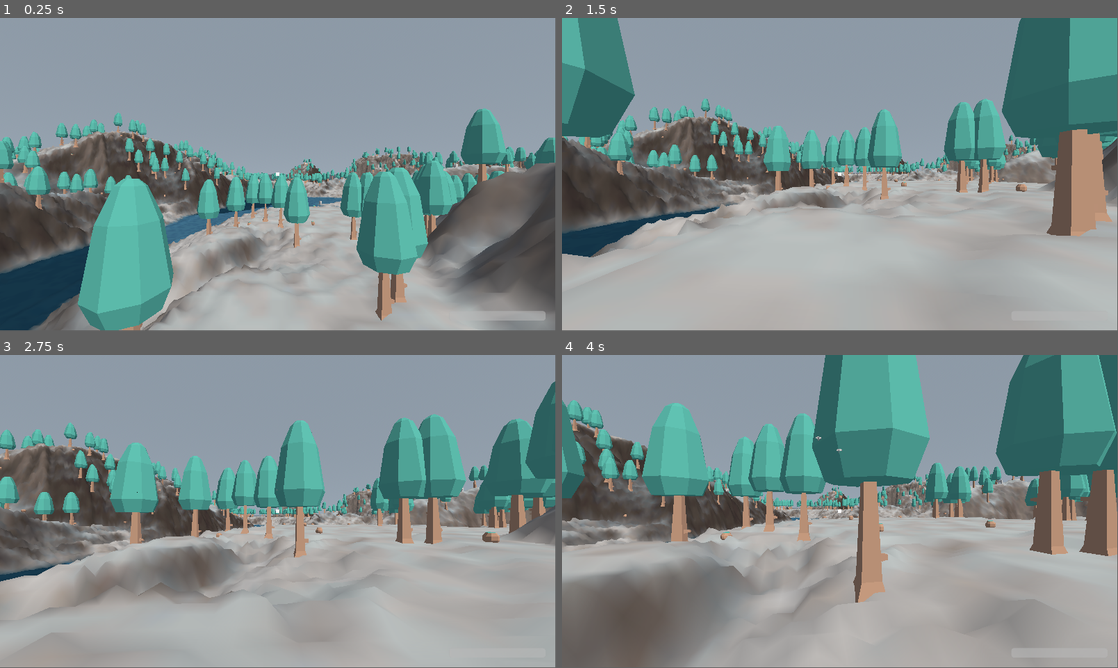
Above: before the commit, frames 1-4 (two rows, left to right).
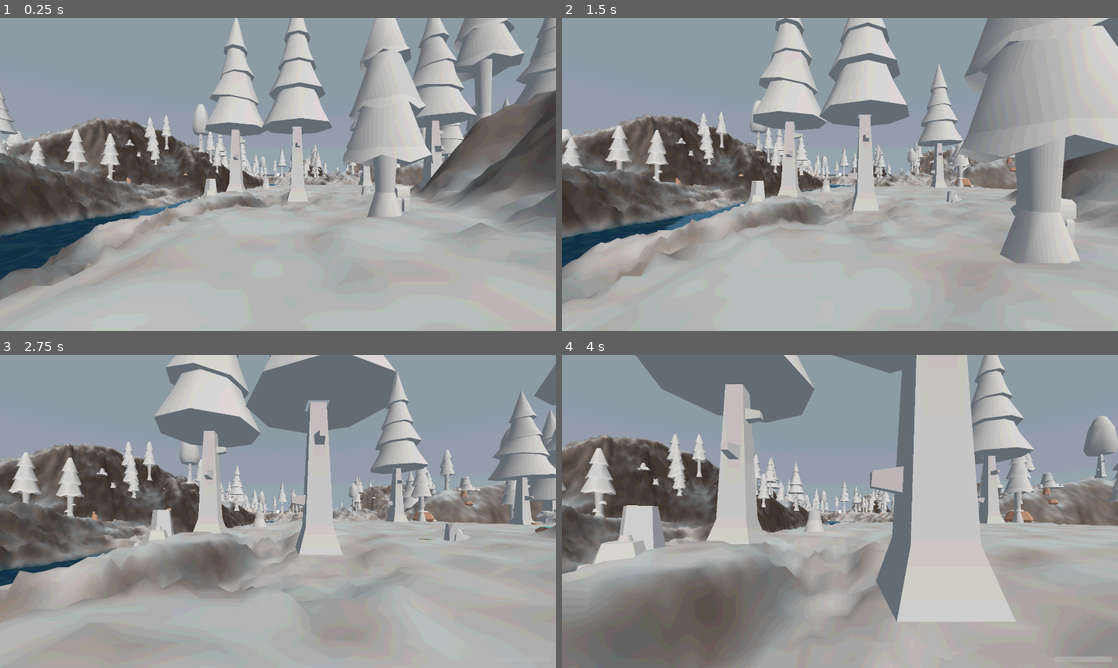
Above: after the commit, the same moments.

Repository: StevenGann/BiologyGame
Game: Godot game, scene res://main.tscn
Same seed, same stepped clock (60 frames per second), same inputs: the game is played once before the commit and once after it.
Inputs (mouse positions are in pixels of both pictures, inside the frame that each line leads up to):
- Up to frame 1 (0.25 s): no input
- Up to frame 2 (1.5 s): move the mouse to (867, 171) at 0.52 s; press the mouse at (867, 171) at 0.53 s; hold W (move_forward) from 0.53 s (still down); tap Space (jump) at 0.77 s; move the mouse to (812, 174) at 1.27 s; release the mouse at (812, 174) at 1.28 s; click (812, 174) at 1.35 s
- Up to frame 3 (2.75 s): keep holding W (move_forward); tap Space (jump) at 1.52 s; move the mouse to (289, 505) at 2.02 s; press the mouse at (289, 505) at 2.03 s
- Up to frame 4 (4 s): keep holding W (move_forward); move the mouse to (834, 514) at 2.77 s; release the mouse at (834, 514) at 2.78 s; click (834, 514) at 2.85 s; tap Space (jump) at 3.02, 3.77 s; move the mouse to (878, 514) at 3.52 s; press the mouse at (878, 514) at 3.53 s
In our replay, the window is 799x449 before the commit and 800x450 after it. These sizes can differ from the game's own. Grey fills any space a smaller window leaves; there, only what the larger window draws over its background counts as a difference.

The runs differ from the first frame. In frame 1, 59% of the frame differs, in the area x 0-100%, y 0-100%; in frame 2, 45%; in frame 3, 40%; in frame 4, 67%.

Commit message:
Fixed exports

Diff:
--- a/src/main.tscn
+++ b/src/main.tscn
@@ -1,25 +1,48 @@
-[gd_scene load_steps=6 format=3 uid="uid://cnyotb0ghrvhi"]
+[gd_scene load_steps=7 format=3 uid="uid://cnyotb0ghrvhi"]
 
 [ext_resource type="Script" path="res://scripts/game/main.gd" id="1_main_script"]
 [ext_resource type="PackedScene" uid="uid://bw2su6o0tp1tz" path="res://scenes/world/world.tscn" id="2_world"]
 [ext_resource type="PackedScene" uid="uid://c7k2p4m8qn9rx" path="res://scenes/player/player.tscn" id="3_player"]
 [ext_resource type="PackedScene" uid="uid://eoz4uw8r2vn9sx" path="res://ui/game_ui.tscn" id="4_ui"]
 [ext_resource type="Environment" uid="uid://d3z0so4p9jm6r" path="res://environments/ps1_environment.tres" id="5_env"]
+[ext_resource type="Shader" path="res://shaders/posterize.gdshader" id="6_posterize_shader"]
 
-[node name="Main" type="Node3D"]
+[sub_resource type="ShaderMaterial" id="ShaderMaterial_posterize"]
+shader = ExtResource("6_posterize_shader")
+shader_parameter/levels = 32
+
+[node name="Main" type="Node"]
 script = ExtResource("1_main_script")
 
-[node name="WorldEnvironment" type="WorldEnvironment" parent="."]
+[node name="GameViewport" type="SubViewport" parent="."]
+render_target_update_mode = 3
+handle_input_locally = false
+
+[node name="WorldEnvironment" type="WorldEnvironment" parent="GameViewport"]
 environment = ExtResource("5_env")
 
-[node name="DirectionalLight3D" type="DirectionalLight3D" parent="."]
+[node name="DirectionalLight3D" type="DirectionalLight3D" parent="GameViewport"]
 transform = Transform3D(0.866025, -0.353553, 0.353553, 0, 0.707107, 0.707107, -0.5, -0.612372, 0.612372, 0, 20, 10)
 light_energy = 0.8
 light_color = Color(0.9, 0.88, 0.85, 1)
 
-[node name="World" parent="." instance=ExtResource("2_world")]
+[node name="World" parent="GameViewport" instance=ExtResource("2_world")]
 
-[node name="Player" parent="." instance=ExtResource("3_player")]
+[node name="Player" parent="GameViewport" instance=ExtResource("3_player")]
 transform = Transform3D(1, 0, 0, 0, 1, 0, 0, 0, 1, 0, 2, 0)
 
+[node name="PosterizeLayer" type="CanvasLayer" parent="."]
+layer = -1
+
+[node name="PosterizeRect" type="TextureRect" parent="PosterizeLayer"]
+anchors_preset = 15
+anchor_right = 1.0
+anchor_bottom = 1.0
+grow_horizontal = 2
+grow_vertical = 2
+expand_mode = 1
+stretch_mode = 5
+mouse_filter = 2
+material = SubResource("ShaderMaterial_posterize")
+
 [node name="GameUI" parent="." instance=ExtResource("4_ui")]
--- a/src/project.godot
+++ b/src/project.godot
@@ -7,6 +7,13 @@
 ;   param=value ; assign values to parameters
 
 config_version=5
+
+[display]
+
+window/size/viewport_width=1920
+window/size/viewport_height=1080
+window/stretch/mode="viewport"
+window/stretch/aspect="expand"
 
 [application]
 
--- a/src/scripts/game/main.gd
+++ b/src/scripts/game/main.gd
@@ -1,15 +1,32 @@
-extends Node3D
+extends Node
 
 ## Ensures the Player and its camera are active when the game starts.
-## If the Player fails to load, this helps surface the issue.
+## Manages posterize post-processing and SubViewport sizing.
 
 
 func _ready() -> void:
 	call_deferred("_ensure_camera")
+	_setup_posterize()
+	_update_viewport_size()
+	get_viewport().size_changed.connect(_update_viewport_size)
+
+
+func _setup_posterize() -> void:
+	var viewport := get_node_or_null("GameViewport") as SubViewport
+	var posterize_rect := get_node_or_null("PosterizeLayer/PosterizeRect") as TextureRect
+	if viewport and posterize_rect:
+		posterize_rect.texture = viewport.get_texture()
+
+
+func _update_viewport_size() -> void:
+	var viewport := get_node_or_null("GameViewport") as SubViewport
+	if viewport:
+		viewport.size = get_viewport().get_visible_rect().size
 
 
 func _ensure_camera() -> void:
-	var player := get_node_or_null("Player")
+	var game_viewport := get_node_or_null("GameViewport")
+	var player := game_viewport.get_node_or_null("Player") if game_viewport else null
 	if player == null:
 		push_error("Main: Player node not found. Check that res://scenes/player/player.tscn loads correctly.")
 		return
@@ -20,3 +37,10 @@
 		return
 
 	camera.current = true
+
+	# Spawn player on terrain so they don't fall through (terrain collision is one-sided)
+	var world := game_viewport.get_node_or_null("World") if game_viewport else null
+	var terrain := world.get_node_or_null("TestTerrain") if world else null
+	if terrain and terrain.has_method("get_height_at"):
+		var height: float = terrain.get_height_at(0.0, 0.0)
+		player.global_position = Vector3(0, height + 1.0, 0)
--- a/src/scripts/props/ps1_material_builder.gd
+++ b/src/scripts/props/ps1_material_builder.gd
@@ -12,7 +12,7 @@
 	var albedo_tex: Texture2D = null
 	var albedo_col: Color = Color.WHITE
 
-	if original is BaseMaterial3D:
+	if original and original is BaseMaterial3D:
 		var base := original as BaseMaterial3D
 		albedo_tex = base.albedo_texture
 		albedo_col = base.albedo_color
@@ -42,8 +42,11 @@
 		if mesh:
 			for surf_idx in mesh.get_surface_count():
 				var orig_mat := mesh.surface_get_material(surf_idx)
+				var shader_mat: ShaderMaterial
 				if orig_mat:
-					var shader_mat := create_from_material(orig_mat)
-					mi.set_surface_override_material(surf_idx, shader_mat)
+					shader_mat = create_from_material(orig_mat)
+				else:
+					shader_mat = create_from_material(null)
+				mi.set_surface_override_material(surf_idx, shader_mat)
 	for child in node.get_children():
 		apply_to_node(child)
--- a/src/scripts/props/random_rock.gd
+++ b/src/scripts/props/random_rock.gd
@@ -2,47 +2,60 @@
 
 const PS1MaterialBuilder = preload("res://scripts/props/ps1_material_builder.gd")
 
-@export var models_folder: String = "res://assets/models/placeholders/terrain/"
+## Preloaded rock models (DirAccess fails in export, so we preload for reliability).
+const ROCK_MODELS: Array[PackedScene] = [
+	preload("res://assets/models/placeholders/terrain/rock-a.glb"),
+	preload("res://assets/models/placeholders/terrain/rock-b.glb"),
+	preload("res://assets/models/placeholders/terrain/rock-c.glb"),
+	preload("res://assets/models/placeholders/terrain/rock-large.glb"),
+	preload("res://assets/models/placeholders/terrain/rock-small.glb"),
+	preload("res://assets/models/placeholders/terrain/rock-wide.glb"),
+	preload("res://assets/models/placeholders/terrain/rock_largeA.glb"),
+	preload("res://assets/models/placeholders/terrain/rock_largeB.glb"),
+	preload("res://assets/models/placeholders/terrain/rock_largeC.glb"),
+	preload("res://assets/models/placeholders/terrain/rock_largeD.glb"),
+	preload("res://assets/models/placeholders/terrain/rock_largeE.glb"),
+	preload("res://assets/models/placeholders/terrain/rock_largeF.glb"),
+	preload("res://assets/models/placeholders/terrain/rock_smallA.glb"),
+	preload("res://assets/models/placeholders/terrain/rock_smallB.glb"),
+	preload("res://assets/models/placeholders/terrain/rock_smallC.glb"),
+	preload("res://assets/models/placeholders/terrain/rock_smallD.glb"),
+	preload("res://assets/models/placeholders/terrain/rock_smallE.glb"),
+	preload("res://assets/models/placeholders/terrain/rock_smallF.glb"),
+	preload("res://assets/models/placeholders/terrain/rock_smallG.glb"),
+	preload("res://assets/models/placeholders/terrain/rock_smallH.glb"),
+	preload("res://assets/models/placeholders/terrain/rock_smallI.glb"),
+	preload("res://assets/models/placeholders/terrain/rock_smallFlatA.glb"),
+	preload("res://assets/models/placeholders/terrain/rock_smallFlatB.glb"),
+	preload("res://assets/models/placeholders/terrain/rock_smallFlatC.glb"),
+	preload("res://assets/models/placeholders/terrain/rock_smallTopA.glb"),
+	preload("res://assets/models/placeholders/terrain/rock_smallTopB.glb"),
+	preload("res://assets/models/placeholders/terrain/rock_tallA.glb"),
+	preload("res://assets/models/placeholders/terrain/rock_tallB.glb"),
+	preload("res://assets/models/placeholders/terrain/rock_tallC.glb"),
+	preload("res://assets/models/placeholders/terrain/rock_tallD.glb"),
+	preload("res://assets/models/placeholders/terrain/rock_tallE.glb"),
+	preload("res://assets/models/placeholders/terrain/rock_tallF.glb"),
+	preload("res://assets/models/placeholders/terrain/rock_tallG.glb"),
+	preload("res://assets/models/placeholders/terrain/rock_tallH.glb"),
+	preload("res://assets/models/placeholders/terrain/rock_tallI.glb"),
+	preload("res://assets/models/placeholders/terrain/rock_tallJ.glb"),
+	preload("res://assets/models/placeholders/terrain/rocks-large.glb"),
+	preload("res://assets/models/placeholders/terrain/rocks-medium.glb"),
+	preload("res://assets/models/placeholders/terrain/rocks-small.glb"),
+]
+
 @export var model_scale: float = 2.5
 @export var scale_variation: float = 0.5
 @export var use_ps1_effect: bool = true
 
-var _model_scenes: Array[PackedScene] = []
-
 
 func _ready() -> void:
-	_load_models()
 	_spawn_model()
 
 
-func _load_models() -> void:
-	var dir := DirAccess.open(models_folder)
-	if dir == null:
-		push_error("RandomRock: Cannot open folder: %s" % models_folder)
-		return
-	dir.list_dir_begin()
-	var file := dir.get_next()
-	while file != "":
-		if (file.begins_with("rock") or file.begins_with("rocks")) and file.ends_with(".glb") and not dir.current_is_dir():
-			var scene := load(models_folder.path_join(file)) as PackedScene
-			if scene:
-				_model_scenes.append(scene)
-		file = dir.get_next()
-	dir.list_dir_end()
-
-
 func _apply_ps1_with_original_colors(node: Node) -> void:
-	if node is MeshInstance3D:
-		var mi := node as MeshInstance3D
-		var mesh := mi.mesh
-		if mesh:
-			for surf_idx in mesh.get_surface_count():
-				var orig_mat := mesh.surface_get_material(surf_idx)
-				if orig_mat:
-					var shader_mat := PS1MaterialBuilder.create_from_material(orig_mat)
-					mi.set_surface_override_material(surf_idx, shader_mat)
-	for child in node.get_children():
-		_apply_ps1_with_original_colors(child)
+	PS1MaterialBuilder.apply_to_node(node)
 
 
 func _create_trimesh_collision(model: Node3D) -> void:
@@ -75,16 +88,16 @@
 
 
 func _spawn_model() -> void:
-	if _model_scenes.is_empty():
+	if ROCK_MODELS.is_empty():
 		return
 
 	var pos := global_position
 	var seed_val := int(hash(Vector3i(int(pos.x), int(pos.y), int(pos.z))))
 	seed(seed_val)
-	var idx := randi() % _model_scenes.size()
+	var idx := randi() % ROCK_MODELS.size()
 	var scale_mult := 1.0 + randf_range(-scale_variation, scale_variation)
 
-	var model := _model_scenes[idx].instantiate() as Node3D
+	var model := ROCK_MODELS[idx].instantiate() as Node3D
 	model.scale = Vector3.ONE * model_scale * scale_mult
 	add_child(model)
 	if use_ps1_effect:
--- a/src/scripts/props/random_tree.gd
+++ b/src/scripts/props/random_tree.gd
@@ -2,47 +2,30 @@
 
 const PS1MaterialBuilder = preload("res://scripts/props/ps1_material_builder.gd")
 
-@export var models_folder: String = "res://assets/models/placeholders/trees/"
+## Preloaded tree models (DirAccess fails in export, so we preload for reliability).
+const TREE_MODELS: Array[PackedScene] = [
+	preload("res://assets/models/placeholders/trees/tree.glb"),
+	preload("res://assets/models/placeholders/trees/tree-autumn.glb"),
+	preload("res://assets/models/placeholders/trees/tree-autumn-tall.glb"),
+	preload("res://assets/models/placeholders/trees/tree-crooked.glb"),
+	preload("res://assets/models/placeholders/trees/tree-high.glb"),
+	preload("res://assets/models/placeholders/trees/tree-high-crooked.glb"),
+	preload("res://assets/models/placeholders/trees/tree-high-round.glb"),
+	preload("res://assets/models/placeholders/trees/tree-tall.glb"),
+	preload("res://assets/models/placeholders/trees/tree-trunk.glb"),
+]
+
 @export var model_scale: float = 3.5
 @export var scale_variation: float = 0.5
 @export var use_ps1_effect: bool = true
 
-var _model_scenes: Array[PackedScene] = []
-
 
 func _ready() -> void:
-	_load_models()
 	_spawn_model()
 
 
-func _load_models() -> void:
-	var dir := DirAccess.open(models_folder)
-	if dir == null:
-		push_error("RandomTree: Cannot open folder: %s" % models_folder)
-		return
-	dir.list_dir_begin()
-	var file := dir.get_next()
-	while file != "":
-		if file.ends_with(".glb") and not dir.current_is_dir():
-			var scene := load(models_folder.path_join(file)) as PackedScene
-			if scene:
-				_model_scenes.append(scene)
-		file = dir.get_next()
-	dir.list_dir_end()
-
-
 func _apply_ps1_with_original_colors(node: Node) -> void:
-	if node is MeshInstance3D:
-		var mi := node as MeshInstance3D
-		var mesh := mi.mesh
-		if mesh:
-			for surf_idx in mesh.get_surface_count():
-				var orig_mat := mesh.surface_get_material(surf_idx)
-				if orig_mat:
-					var shader_mat := PS1MaterialBuilder.create_from_material(orig_mat)
-					mi.set_surface_override_material(surf_idx, shader_mat)
-	for child in node.get_children():
-		_apply_ps1_with_original_colors(child)
+	PS1MaterialBuilder.apply_to_node(node)
 
 
 func _create_trimesh_collision(model: Node3D) -> void:
@@ -75,16 +58,16 @@
 
 
 func _spawn_model() -> void:
-	if _model_scenes.is_empty():
+	if TREE_MODELS.is_empty():
 		return
 
 	var pos := global_position
 	var seed_val := int(hash(Vector3i(int(pos.x), int(pos.y), int(pos.z))))
 	seed(seed_val)
-	var idx := randi() % _model_scenes.size()
+	var idx := randi() % TREE_MODELS.size()
 	var scale_mult := 2.0 + randf_range(-scale_variation, scale_variation)
 
-	var model := _model_scenes[idx].instantiate() as Node3D
+	var model := TREE_MODELS[idx].instantiate() as Node3D
 	model.scale = Vector3.ONE * model_scale * scale_mult
 	add_child(model)
 	if use_ps1_effect:
--- a/src/scripts/weapons/tranq_dart.gd
+++ b/src/scripts/weapons/tranq_dart.gd
@@ -4,18 +4,4 @@
 
 
 func _ready() -> void:
-	_apply_ps1_to_model($Model)
-
-
-func _apply_ps1_to_model(node: Node) -> void:
-	if node is MeshInstance3D:
-		var mi := node as MeshInstance3D
-		var mesh := mi.mesh
-		if mesh:
-			for surf_idx in mesh.get_surface_count():
-				var orig_mat := mesh.surface_get_material(surf_idx)
-				if orig_mat:
-					var shader_mat := PS1MaterialBuilder.create_from_material(orig_mat)
-					mi.set_surface_override_material(surf_idx, shader_mat)
-	for child in node.get_children():
-		_apply_ps1_to_model(child)
+	PS1MaterialBuilder.apply_to_node($Model)
--- a/src/scripts/world/heightmap_terrain.gd
+++ b/src/scripts/world/heightmap_terrain.gd
@@ -1,7 +1,7 @@
 extends Node3D
 ## Terrain with elevation derived from a grayscale image's brightness.
-## Brighter pixels = higher elevation. Builds mesh with baked heights and
-## uses trimesh collision for physics, guaranteeing visual/collision alignment.
+## Brighter pixels = higher elevation. Uses trimesh collision (exact mesh alignment)
+## for physics in both editor and export.
 
 @export var heightmap_path: String = ""
 @export var terrain_size: float = 100.0
@@ -22,14 +22,18 @@
 
 func _ready() -> void:
 	_setup_heightmap()
+	_height_scale = height_max - height_min
+	_terrain_half = terrain_size * 0.5
 	_build_terrain()
 
 
 func _setup_heightmap() -> void:
-	if heightmap_path.is_empty() or not FileAccess.file_exists(heightmap_path):
+	if heightmap_path.is_empty():
 		_generate_procedural_heightmap()
-	else:
-		_load_heightmap_from_file()
+		return
+	# Use ResourceLoader (not FileAccess.file_exists) so export works: packed resources
+	# are remapped (e.g. PNG -> .ctex) and file_exists can return false incorrectly.
+	_load_heightmap_from_file()
 
 
 func _generate_procedural_heightmap() -> void:
@@ -54,14 +58,18 @@
 
 
 func _load_heightmap_from_file() -> void:
-	var img := Image.new()
-	var err := img.load(heightmap_path)
-	if err != OK:
+	var tex := ResourceLoader.load(heightmap_path) as Texture2D
+	if not tex:
 		push_error("HeightmapTerrain: Failed to load heightmap: %s" % heightmap_path)
 		_generate_procedural_heightmap()
 		return
 
-	_heightmap_image = img.duplicate()
+	_heightmap_image = tex.get_image()
+	if not _heightmap_image:
+		push_error("HeightmapTerrain: Could not get image from heightmap texture: %s" % heightmap_path)
+		_generate_procedural_heightmap()
+		return
+
 	_heightmap_image.convert(Image.FORMAT_R8)
 	_map_width = _heightmap_image.get_width()
 	_map_depth = _heightmap_image.get_height()
@@ -76,9 +84,6 @@
 	# Remove existing mesh and collision
 	for child in ground.get_children():
 		child.queue_free()
-
-	_height_scale = height_max - height_min
-	_terrain_half = terrain_size * 0.5
 
 	# Build mesh with baked heights (same geometry for visual and collision)
 	var mesh := _create_terrain_mesh()
@@ -97,11 +102,10 @@
 		mesh_instance.material_override = mat
 	ground.add_child(mesh_instance)
 
-	# Collision from the same mesh - guarantees exact visual/collision alignment
+	var collision := CollisionShape3D.new()
 	var shape: Shape3D = mesh.create_trimesh_shape()
-	var collision := CollisionShape3D.new()
 	collision.shape = shape
-	ground.add_child(collision)
+	ground.call_deferred("add_child", collision)
 
 
 func _create_terrain_mesh() -> ArrayMesh:
--- a/src/scripts/world/world_populator.gd
+++ b/src/scripts/world/world_populator.gd
@@ -2,14 +2,14 @@
 ## Spawns trees, rocks, and animals across the terrain at runtime.
 ## Uses a seed for reproducible placement.
 
-@export var tree_count: int = 3000
+@export var tree_count: int = 1000
 @export var rock_count: int = 1000
 @export var animal_count: int = 100
 @export var terrain_half_size: float = 250.0
 @export var spawn_seed: int = 12345
 @export var clear_radius: float = 8.0
 @export var spawn_height_min: float = -5
-@export var spawn_height_max: float = 45
+@export var spawn_height_max: float = 10
 
 @export var tree_scene: PackedScene = preload("res://scenes/props/random_tree.tscn")
 @export var rock_scene: PackedScene = preload("res://scenes/props/random_rock.tscn")
@@ -96,14 +96,14 @@
 	for pos in tree_positions:
 		pos.y = _get_terrain_height_at(pos.x, pos.z)
 		var tree := tree_scene.instantiate() as Node3D
+		tree.position = pos
 		props.add_child(tree)
-		tree.global_position = pos
 
 	for pos in rock_positions:
 		pos.y = _get_terrain_height_at(pos.x, pos.z)
 		var rock := rock_scene.instantiate() as Node3D
+		rock.position = pos
 		props.add_child(rock)
-		rock.global_position = pos
 
 
 func _populate_animals() -> void:
@@ -121,5 +121,5 @@
 
 		var animal := animal_scene.instantiate() as Node3D
 		pos.y = _get_terrain_height_at(pos.x, pos.z) + 0.3
-		animal.global_position = pos
+		animal.position = pos
 		animals.add_child(animal)
--- /dev/null
+++ b/src/shaders/posterize.gdshader
@@ -0,0 +1,12 @@
+shader_type canvas_item;
+
+/// Number of color levels per channel (e.g. 32 = 5-bit, 16 = 4-bit).
+/// Lower = stronger lo-fi / PS1 look.
+uniform int levels : hint_range(2, 256) = 32;
+
+void fragment() {
+	vec4 col = texture(TEXTURE, UV);
+	float scale = float(levels - 1);
+	col.rgb = floor(col.rgb * scale + 0.5) / scale;
+	COLOR = col;
+}
Binary file removed: src/assets/models/placeholders/trees/tree_blocks.glb
Not shown, removed: src/assets/models/placeholders/trees/tree_blocks.glb.import
Binary file removed: src/assets/models/placeholders/trees/tree_blocks_dark.glb
Not shown, removed: src/assets/models/placeholders/trees/tree_blocks_dark.glb.import
Binary file removed: src/assets/models/placeholders/trees/tree_blocks_fall.glb
Not shown, removed: src/assets/models/placeholders/trees/tree_blocks_fall.glb.import
Binary file removed: src/assets/models/placeholders/trees/tree_cone.glb
Not shown, removed: src/assets/models/placeholders/trees/tree_cone.glb.import
Binary file removed: src/assets/models/placeholders/trees/tree_cone_dark.glb
Not shown, removed: src/assets/models/placeholders/trees/tree_cone_dark.glb.import
Binary file removed: src/assets/models/placeholders/trees/tree_cone_fall.glb
Not shown, removed: src/assets/models/placeholders/trees/tree_cone_fall.glb.import
(and 112 more such lines)
